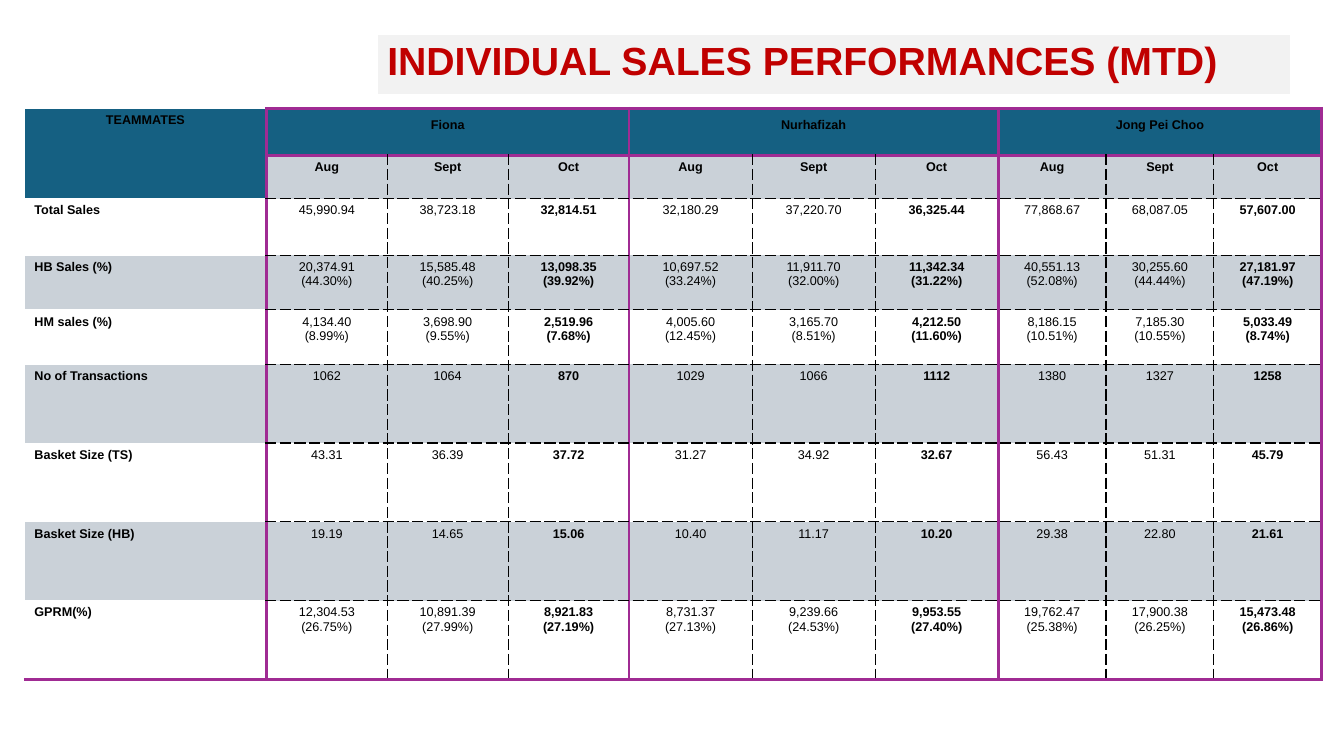
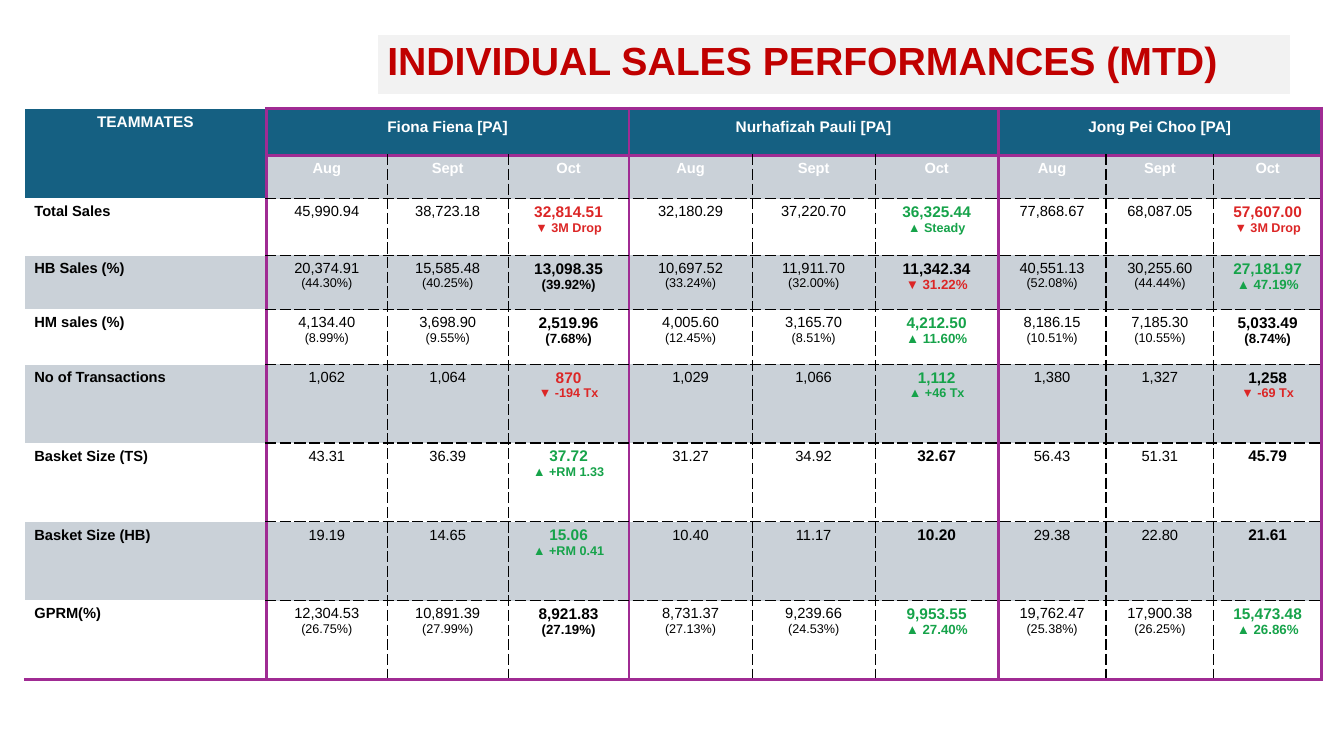
Before and after one commit to WilliamChai1/Pharmacy-Branch-Management-Hub, a slide deck: slide 4 of performance/Kota_Sentosa_October_2026_Official.pptx. Drawn at 1344x756 pixels with LibreOffice and Linux fonts; fonts in the diff are those of the drawing; background and template pictures are left out. Boxes give left, top, right and bottom in pixels: in the first picture for what was removed or moved away, otherwise in the second. Text is boxed around its words. In the diff, an @@ line names an element or a change of style, - is before the commit and + after.

```diff
--- a/performance/Kota_Sentosa_October_2026_Official.pptx
+++ b/performance/Kota_Sentosa_October_2026_Official.pptx
@@ table at (24,108,1322,641) @@
-row 1: TEAMMATES | Fiona |  |  | Nurhafizah |  |  | Jong Pei Choo |  | 
+row 1: TEAMMATES | Fiona Fiena [PA] |  |  | Nurhafizah Pauli [PA] |  |  | Jong Pei Choo [PA] |  | 
-row 3: Total Sales | 45,990.94 | 38,723.18 | 32,814.51 | 32,180.29 | 37,220.70 | 36,325.44 | 77,868.67 | 68,087.05 | 57,607.00
+row 3: Total Sales | 45,990.94 | 38,723.18 | 32,814.51 ▼ 3M Drop | 32,180.29 | 37,220.70 | 36,325.44 ▲ Steady | 77,868.67 | 68,087.05 | 57,607.00 ▼ 3M Drop
-row 4, column 7: 11,342.34 (31.22%)
+row 4, column 7: 11,342.34 ▼ 31.22%
-row 4, column 10: 27,181.97 (47.19%)
+row 4, column 10: 27,181.97 ▲ 47.19%
-row 5, column 7: 4,212.50 (11.60%)
+row 5, column 7: 4,212.50 ▲ 11.60%
-row 6: No of Transactions | 1062 | 1064 | 870 | 1029 | 1066 | 1112 | 1380 | 1327 | 1258
+row 6: No of Transactions | 1,062 | 1,064 | 870 ▼ -194 Tx | 1,029 | 1,066 | 1,112 ▲ +46 Tx | 1,380 | 1,327 | 1,258 ▼ -69 Tx
-row 7, column 4: 37.72
+row 7, column 4: 37.72 ▲ +RM 1.33
-row 8, column 4: 15.06
+row 8, column 4: 15.06 ▲ +RM 0.41
-row 9, column 7: 9,953.55 (27.40%)
+row 9, column 7: 9,953.55 ▲ 27.40%
-row 9, column 10: 15,473.48 (26.86%)
+row 9, column 10: 15,473.48 ▲ 26.86%
@@ size 9 to 11 pt in "TEAMMATES", "13,098.35", "2,519.96", "5,033.49" and 5 more places @@
@@ text colour #000000 to #FFFFFF in "TEAMMATES", "Aug", "Sept", "Oct" and 6 more places @@
@@ size 9 to 10.5 pt in "Aug", "Sept", "Oct", "Aug" and 48 more places @@
@@ size 9 to 9.5 pt in "(39.92%)", "(7.68%)", "(8.74%)", "(27.19%)" @@
```
Also in this commit, not shown: 4 other slides changed, 2 other files.
